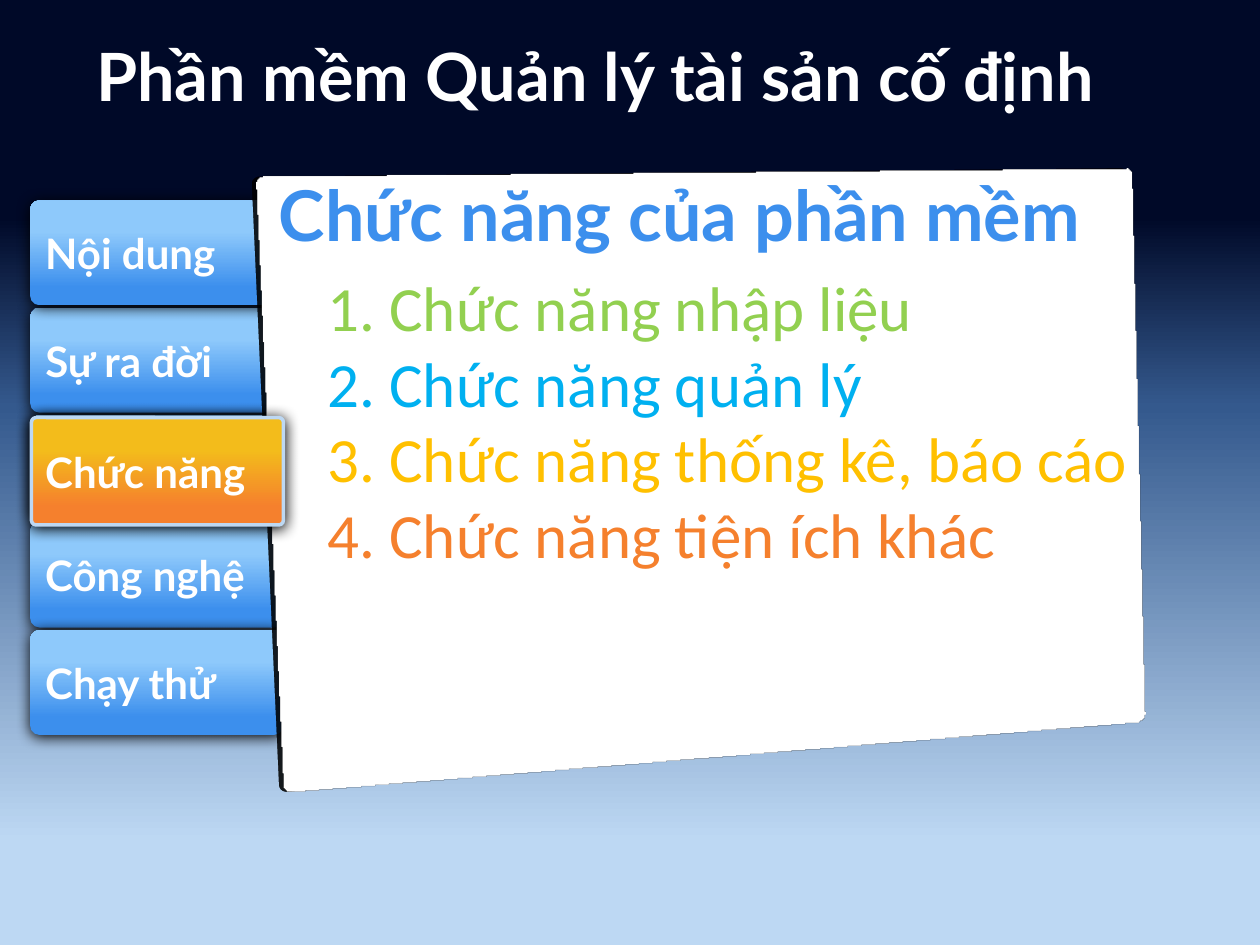
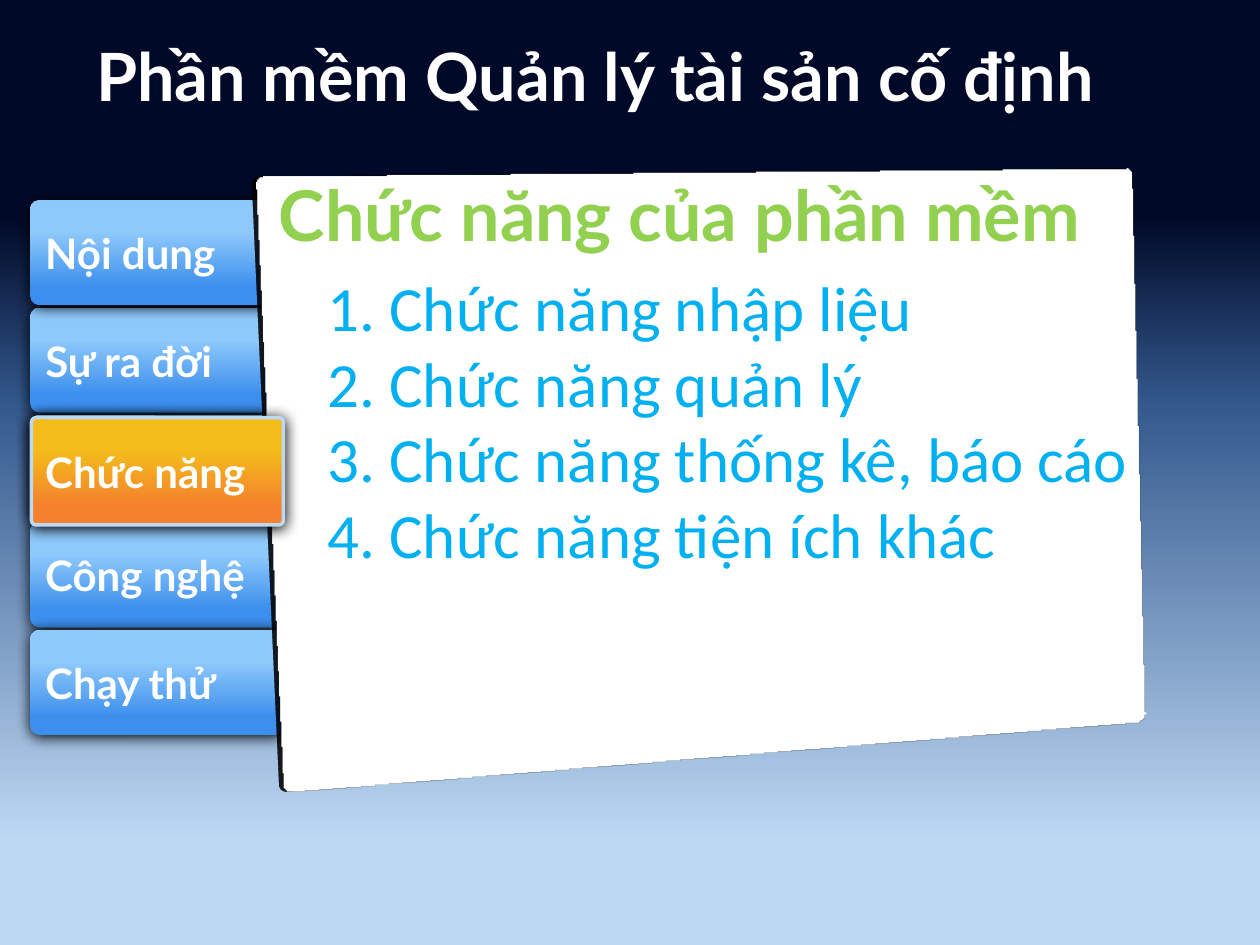
Before and after one commit to tuanhud/QuanLyTaiSan, a slide deck: slide 4 of _BaoCao/Báo cáo Tài sản cố định/Thuyết trình.pptx. Drawn at 1260x945 pixels with LibreOffice and Linux fonts; fonts in the diff are those of the drawing. Boxes give left, top, right and bottom in pixels: in the first picture for what was removed or moved away, otherwise in the second. Text is boxed around its words. In the diff, an @@ line names an element or a change of style, - is before the commit and + after.

```diff
--- a/_BaoCao/Báo cáo Tài sản cố định/Thuyết trình.pptx
+++ b/_BaoCao/Báo cáo Tài sản cố định/Thuyết trình.pptx
@@ text "Chức năng của phần mềm" at (629, 185, 1079, 253): text colour #3C8FED to #92D050 @@
@@ text at (327, 286, 1127, 569): text colour #92D050 to #00B0F0 in "1. Chức năng nhập liệu"; text colour #FFC000 to #00B0F0 in "3. Chức năng thống kê, báo cáo"; text colour #F5802D to #00B0F0 in "4. Chức năng tiện ích khác" @@
```
Also in this commit, not shown: 11 other slides changed, 1 slide added, 2 other files.
